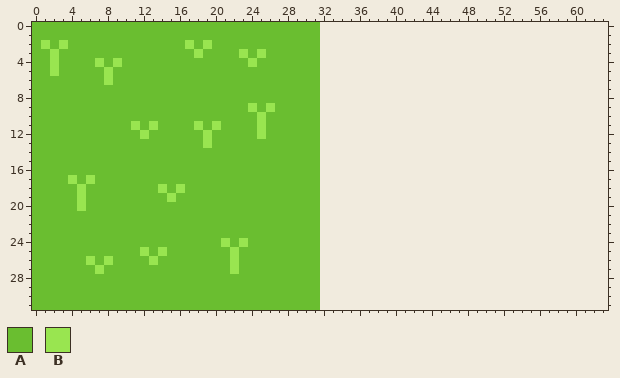
File history of a pixel-art sprite, assets/graphics/Tiles.png. That is the earlier state.
The file is 32x32 pixels. The old version is drawn lined up with the new one, on the new canvas.
Palette (. is transparent): A #6abe30  B #99e550
Pixels before, first column x 0:
 0 AAAAAAAAAAAAAAAAAAAAAAAAAAAAAAAA
 1 AAAAAAAAAAAAAAAAAAAAAAAAAAAAAAAA
 2 ABABAAAAAAAAAAAAABABAAAAAAAAAAAA
 3 AABAAAAAAAAAAAAAAABAAAABABAAAAAA
 4 AABAAAABABAAAAAAAAAAAAAABAAAAAAA
 5 AABAAAAABAAAAAAAAAAAAAAAAAAAAAAA
 6 AAAAAAAABAAAAAAAAAAAAAAAAAAAAAAA
 7 AAAAAAAAAAAAAAAAAAAAAAAAAAAAAAAA
 8 AAAAAAAAAAAAAAAAAAAAAAAAAAAAAAAA
 9 AAAAAAAAAAAAAAAAAAAAAAAABABAAAAA
10 AAAAAAAAAAAAAAAAAAAAAAAAABAAAAAA
11 AAAAAAAAAAABABAAAABABAAAABAAAAAA
12 AAAAAAAAAAAABAAAAAABAAAAABAAAAAA
13 AAAAAAAAAAAAAAAAAAABAAAAAAAAAAAA
14 AAAAAAAAAAAAAAAAAAAAAAAAAAAAAAAA
15 AAAAAAAAAAAAAAAAAAAAAAAAAAAAAAAA
16 AAAAAAAAAAAAAAAAAAAAAAAAAAAAAAAA
17 AAAABABAAAAAAAAAAAAAAAAAAAAAAAAA
18 AAAAABAAAAAAAABABAAAAAAAAAAAAAAA
19 AAAAABAAAAAAAAABAAAAAAAAAAAAAAAA
20 AAAAABAAAAAAAAAAAAAAAAAAAAAAAAAA
21 AAAAAAAAAAAAAAAAAAAAAAAAAAAAAAAA
22 AAAAAAAAAAAAAAAAAAAAAAAAAAAAAAAA
23 AAAAAAAAAAAAAAAAAAAAAAAAAAAAAAAA
24 AAAAAAAAAAAAAAAAAAAAABABAAAAAAAA
25 AAAAAAAAAAAABABAAAAAAABAAAAAAAAA
26 AAAAAABABAAAABAAAAAAAABAAAAAAAAA
27 AAAAAAABAAAAAAAAAAAAAABAAAAAAAAA
28 AAAAAAAAAAAAAAAAAAAAAAAAAAAAAAAA
29 AAAAAAAAAAAAAAAAAAAAAAAAAAAAAAAA
30 AAAAAAAAAAAAAAAAAAAAAAAAAAAAAAAA
31 AAAAAAAAAAAAAAAAAAAAAAAAAAAAAAAA
And afterwards:
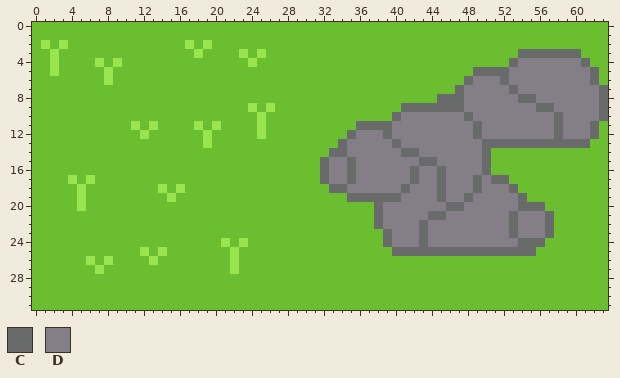
Colours new in this view: C #696a6a  D #847e87
The edit:
canvas 32x32 -> 64x32
y 0..2: x 32..63 ................................ -> AAAAAAAAAAAAAAAAAAAAAAAAAAAAAAAA
y 3: x 32..63 ................................ -> AAAAAAAAAAAAAAAAAAAAAACCCCCCCAAA
y 4: x 32..63 ................................ -> AAAAAAAAAAAAAAAAAAAAACDDDDDDDCAA
y 5: x 32..63 ................................ -> AAAAAAAAAAAAAAAAACCCCDDDDDDDDDCA
y 6: x 32..63 ................................ -> AAAAAAAAAAAAAAAACDDDCDDDDDDDDDCA
y 7: x 32..63 ................................ -> AAAAAAAAAAAAAAACDDDDDCDDDDDDDDDC
y 8: x 32..63 ................................ -> AAAAAAAAAAAAACCCDDDDDDCCDDDDDDDC
y 9: x 32..63 ................................ -> AAAAAAAAACCCCCCCDDDDDDDDCCDDDDDC
y 10: x 32..63 ................................ -> AAAAAAAACDDDDDDDCDDDDDDDDDCDDDDC
y 11: x 32..63 ................................ -> AAAACCCCDDDDDDDDDCDDDDDDDDCDDDCA
y 12: x 32..63 ................................ -> AAACDDDCDDDDDDDDDCDDDDDDDDCDDDCA
y 13: x 32..63 ................................ -> AACDDDDDCDDDDDDDDDCCCCCCCCCCCCAA
y 14: x 32..63 ................................ -> ACCDDDDDDCCDDDDDDDCAAAAAAAAAAAAA
y 15: x 32..63 ................................ -> CDDCDDDDDDDCCDDDDDCAAAAAAAAAAAAA
y 16: x 32..63 ................................ -> CDDCDDDDDDCDDCDDDDCAAAAAAAAAAAAA
y 17: x 32..63 ................................ -> CDDCDDDDDDCDDCDDDCDCCAAAAAAAAAAA
y 18: x 32..63 ................................ -> ACCDDDDDDCDDDCDDDCDDDCAAAAAAAAAA
y 19: x 32..63 ................................ -> AAACCCCCCDDDDCDDCDDDDDCAAAAAAAAA
y 20: x 32..63 ................................ -> AAAAAACDDDDDDDCCDDDDDDCCCAAAAAAA
y 21: x 32..63 ................................ -> AAAAAACDDDDDCCDDDDDDDCDDDCAAAAAA
y 22: x 32..63 ................................ -> AAAAAACDDDDCDDDDDDDDDCDDDCAAAAAA
y 23: x 32..63 ................................ -> AAAAAAACDDDCDDDDDDDDDCDDDCAAAAAA
y 24: x 32..63 ................................ -> AAAAAAACDDDCDDDDDDDDDDCCCAAAAAAA
y 25: x 32..63 ................................ -> AAAAAAAACCCCCCCCCCCCCCCCAAAAAAAA
y 26..31: x 32..63 ................................ -> AAAAAAAAAAAAAAAAAAAAAAAAAAAAAAAA
Pixel boxes of the changes (left, top, right, bottom) in both pictures:
added: (320, 22, 608, 310)
